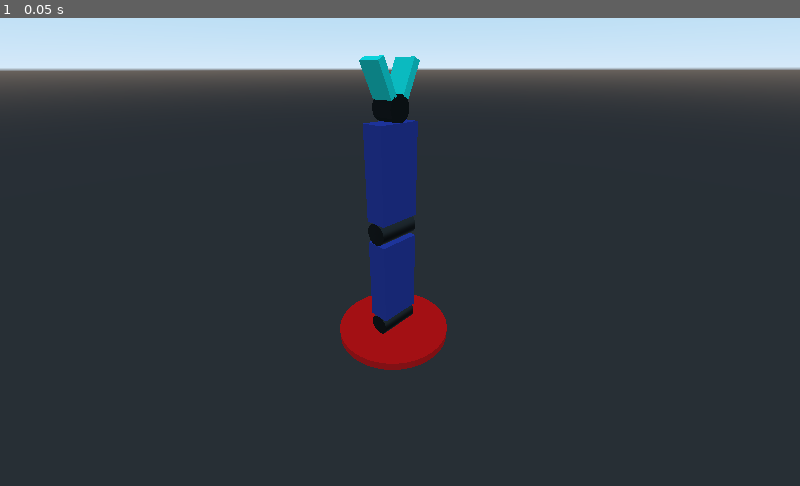
Above: before the commit, frame 1.
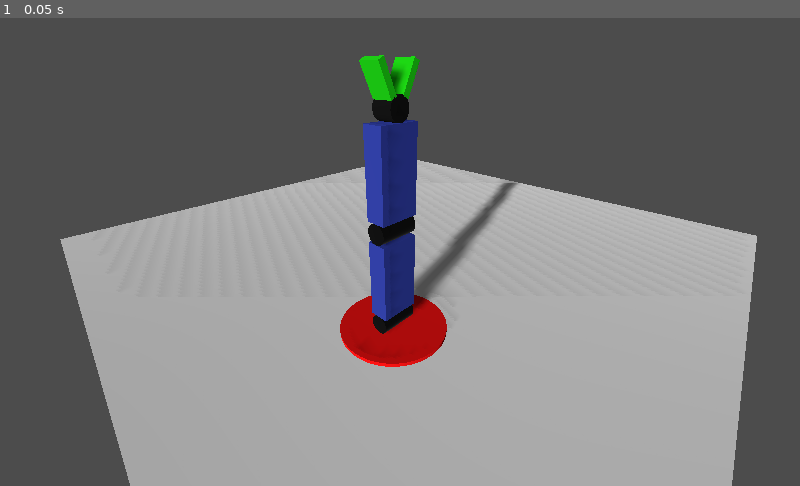
Above: after the commit, the same moment.

Repository: agustinlezcano/Proyecto_poo
Game: Godot game, scene res://RoboticArm.tscn
The game is run twice, just before and just after one commit, with the same random seed, the same clock (stepped at 60 frames per second) and the same inputs.
Inputs:
- Up to frame 1 (0.05 s): no input

The runs differ from the first frame. In frame 1, 90% of the frame differs, in the area x 0-100%, y 0-100%.

Commit message:
Simulation added: shadows and floor. Also posibility of the efector movement

Diff:
--- a/RoboticArmSimulation/ArmCode.gd
+++ b/RoboticArmSimulation/ArmCode.gd
@@ -1,9 +1,17 @@
+#Simulacion en 3D de brazo robotico RRR. Tiene 3 grados de libertad + efector
+#Esta simulacion consiste en generar los movimientos del brazo robotico en
+#tiempo real gracias a la lectura de un archivo, el cual sera interpretado
+#como los grados de rotacion de cada articulacion del brazo robotico, en el
+#orden siguiente: hombro, codo, muñeca, efector. El codigo interpreta las
+#ultimas 4 lineas del archivo, los primeros 3 numeros corresponden al grado
+#en sexagesimal y el 4to numero debera ser: 1-para abrir efector 0-para cerrar
 extends CSGMesh
-
 var grados = {}
 var t1
 var t2
-var nombre_archivo = '/home/emaa/Escritorio/hola.txt'
+#Para el correcto funcionamiento del programa cambiar la siguiente ruta
+#por una en la que tiene guardado el archivo de texto a leer.
+var nombre_archivo = '/home/emaa/Escritorio/angulos.txt'
 var f
 var t = Timer.new()
 
@@ -21,13 +29,14 @@
 
 func _on_timer_timeout():
 	t2= _fecha_mod(f)
-	if t1!=t2: #archivo modificado!!! leer las ultimas 3 lineas
+	if t1!=t2:
 		var s_arr = f.get_as_text().split("\n")
-		for i in range (3):
-			grados[str(i)] = s_arr[s_arr.size()-4+i] #de la antepenultima linea para adelante
+		for i in range (4):
+			grados[str(i)] = s_arr[s_arr.size()-5+i]
 		rotar_art1(Vector3(0,grados["0"],0))
 		rotar_art2(Vector3(grados["1"],0,0))
 		rotar_art3(Vector3(0,grados["2"],0))
+		rotar_efector(grados["3"])
 	t1 = t2
 	t.start()
 
@@ -46,10 +55,11 @@
 	t.interpolate_property($art2/largo1/art3,"rotation_degrees",$art2/largo1/art3.rotation_degrees,$art2/largo1/art3.rotation_degrees+target,3.0,Tween.TRANS_QUINT,Tween.EASE_OUT)
 	t.start()
 
-func rotar_efector(target):
-	var t1 = get_node("Tween")
-	var t2 = get_node("Tween")
-	var target2 = Vector3(20,0,0)
-	t1.interpolate_property($art2/largo1/art3/largo2/gear1,"rotation_degrees",$art2/largo1/art3/largo2/gear1.rotation_degrees,$art2/largo1/art3/largo2/gear1.rotation_degrees+target,3.0,Tween.TRANS_QUINT,Tween.EASE_OUT)
-	t2.interpolate_property($art2/largo1/art3/largo2/gear2,"rotation_degrees",$art2/largo1/art3/largo2/gear2.rotation_degrees,$art2/largo1/art3/largo2/gear2.rotation_degrees+target2,3.0,Tween.TRANS_QUINT,Tween.EASE_OUT)
-	t1.start()
+func rotar_efector(abrir):
+	#solo se puede abrir el efector si estaba cerrado y cerrarlo si estaba abierto
+	if(int(abrir)==1 and $art2/largo1/art3/largo2/gear1.rotation_degrees!=Vector3(90,90,90)):
+		$art2/largo1/art3/largo2/gear1.rotation_degrees = Vector3(90,90,90)
+		$art2/largo1/art3/largo2/gear2.rotation_degrees = Vector3(90,-90,-90)
+	if(int(abrir)==0 and $art2/largo1/art3/largo2/gear1.rotation_degrees!=Vector3(75,90,90)):
+		$art2/largo1/art3/largo2/gear1.rotation_degrees = Vector3(75,90,90)
+		$art2/largo1/art3/largo2/gear2.rotation_degrees = Vector3(75,-90,-90)
--- a/RoboticArmSimulation/RoboticArm.tscn
+++ b/RoboticArmSimulation/RoboticArm.tscn
@@ -1,6 +1,9 @@
-[gd_scene load_steps=16 format=2]
+[gd_scene load_steps=19 format=2]
 
 [ext_resource path="res://ArmCode.gd" type="Script" id=1]
+
+[sub_resource type="Environment" id=16]
+ambient_light_color = Color( 0.266667, 0.266667, 0.266667, 1 )
 
 [sub_resource type="SpatialMaterial" id=1]
 albedo_color = Color( 1, 0, 0, 0.827451 )
@@ -55,16 +58,22 @@
 height = 0.5
 
 [sub_resource type="SpatialMaterial" id=13]
-albedo_color = Color( 0, 1, 0.929412, 1 )
+albedo_color = Color( 0.0666667, 0.839216, 0, 1 )
 
 [sub_resource type="CubeMesh" id=14]
 material = SubResource( 13 )
 size = Vector3( 0.7, 0.15, 0.5 )
 
+[sub_resource type="SpatialMaterial" id=17]
+
+[sub_resource type="PlaneMesh" id=15]
+material = SubResource( 17 )
+
 [node name="Spatial" type="Spatial"]
 
 [node name="Camera" type="Camera" parent="."]
 transform = Transform( -0.713744, 0.335814, -0.614653, -0.000961214, 0.877096, 0.480315, 0.700406, 0.343413, -0.625699, -4.932, 6, -4.775 )
+environment = SubResource( 16 )
 current = true
 size = 8.0
 
@@ -93,16 +102,27 @@
 mesh = SubResource( 10 )
 
 [node name="gear1" type="CSGMesh" parent="art1/art2/largo1/art3/largo2"]
-transform = Transform( 0.999999, -1.90582e-21, -1.42109e-14, 2.13163e-14, -4.37114e-08, -1, 0, 0.999999, -4.37113e-08, 1.25, 1.42109e-14, 0 )
+transform = Transform( 0.999999, -8.47033e-22, 0, 0, -4.37113e-08, -1, 0, 0.999999, -4.37114e-08, 1.25, -9.94075e-09, 4.34524e-16 )
 mesh = SubResource( 12 )
 
 [node name="finger1" type="CSGMesh" parent="art1/art2/largo1/art3/largo2/gear1"]
-transform = Transform( 0.906306, 0.422618, 1.96229e-21, 1.84732e-08, -3.9616e-08, 0.999998, 0.422618, -0.906308, -4.37113e-08, 0.5, 0, 0.3 )
+transform = Transform( 0.906306, 0.422618, 1.90582e-21, 1.84732e-08, -3.9616e-08, 0.999998, 0.422618, -0.906308, -4.37113e-08, 0.5, 3.83042e-15, 0.3 )
 mesh = SubResource( 14 )
 
 [node name="gear2" type="CSGMesh" parent="art1/art2/largo1/art3/largo2"]
-transform = Transform( 0.999999, -1.90582e-21, -1.42109e-14, 2.4869e-14, -4.37114e-08, -1, 0, 0.999999, -4.37113e-08, 1.25, 1.42109e-14, 0 )
+transform = Transform( 0.999999, -8.47033e-22, 0, 0, -4.37113e-08, -1, 0, 0.999999, -4.37114e-08, 1.25, 1.42109e-14, 0 )
 
 [node name="finger2" type="CSGMesh" parent="art1/art2/largo1/art3/largo2/gear2"]
 transform = Transform( 0.906307, -0.422618, 2.71056e-21, -1.84732e-08, -3.9616e-08, 0.999999, -0.422618, -0.906308, -4.37114e-08, 0.499999, 2.10681e-15, -0.3 )
 mesh = SubResource( 14 )
+
+[node name="Ligth" type="DirectionalLight" parent="."]
+transform = Transform( -0.956765, -0.108348, -0.269927, -0.184085, 0.944079, 0.273547, 0.225194, 0.31141, -0.923207, -1.18697, 2.55868, -5.32175 )
+shadow_enabled = true
+shadow_color = Color( 0.25098, 0.25098, 0.25098, 1 )
+
+[node name="Floor" type="MeshInstance" parent="."]
+transform = Transform( 10, 0, 0, 0, 10, 0, 0, 0, 10, 3.2643, 0, 4.23789 )
+mesh = SubResource( 15 )
+skeleton = NodePath("")
+material/0 = null
Binary file added: RoboticArmSimulation/robotic_arm.png
